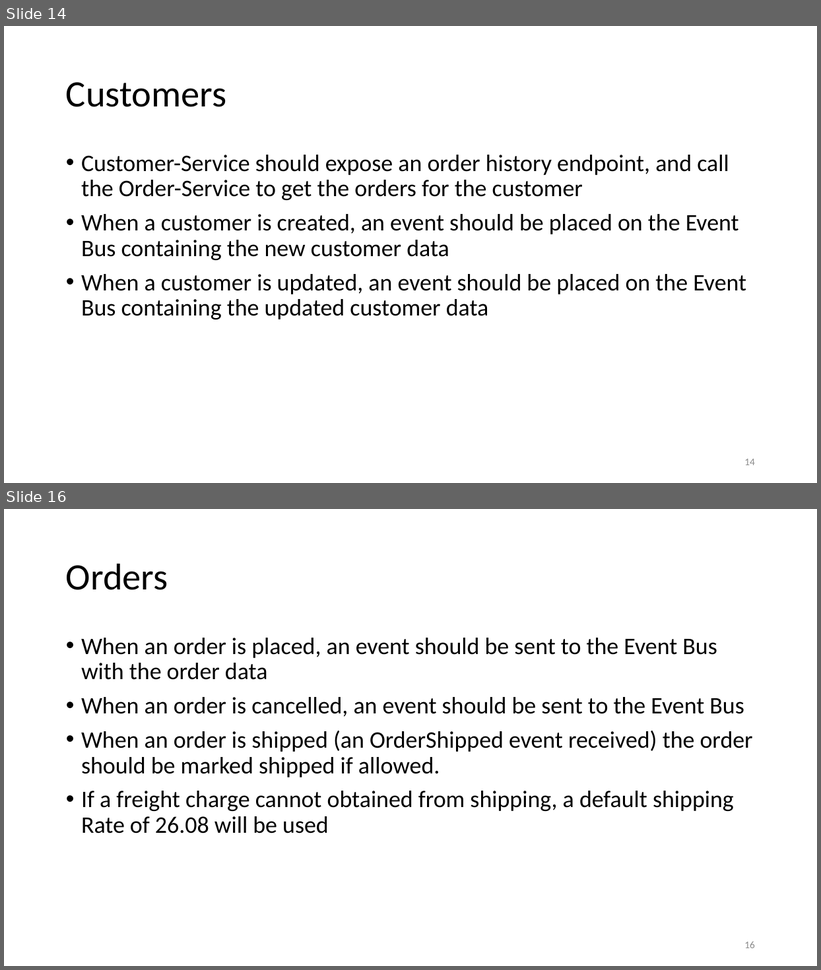
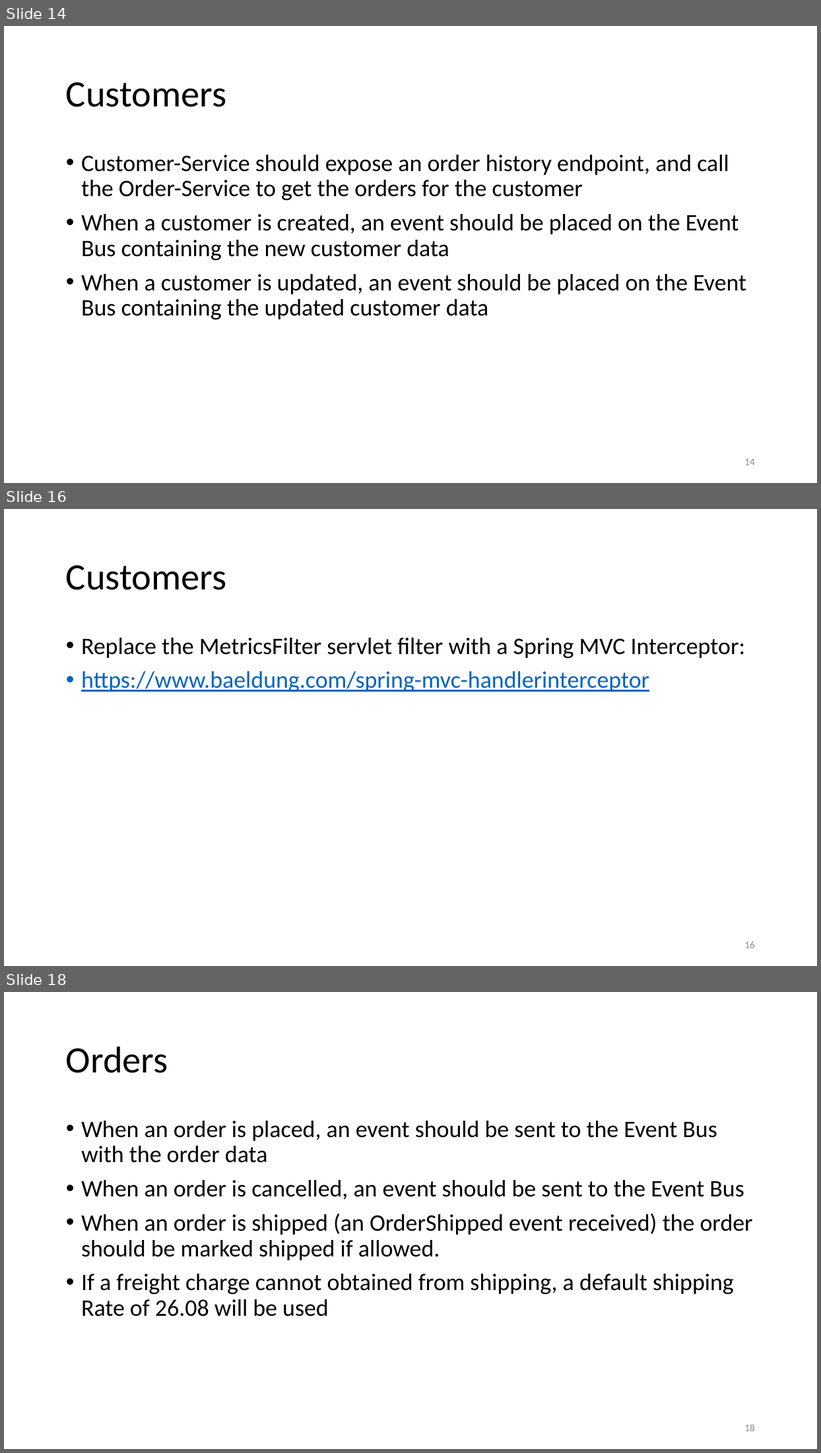
Before and after one commit to jpenniman/java-ms-training, a slide deck: slide-decks/microservices-RI.pptx. Shown one above the other, each under a label of ours: slides 14 and 16 before the commit, slides 14, 16 and 18 after it; the slides between them are not shown. The pictures are 821x970 and 821x1453 pixels, drawn with LibreOffice and Linux fonts; fonts in the diff are those of the drawing; background and template pictures are left out. Boxes give left, top, right and bottom in pixels: in the first picture for what was removed or moved away, otherwise in the second. Text is boxed around its words. In the diff, an @@ line names an element or a change of style, - is before the commit and + after.

```diff
--- a/slide-decks/microservices-RI.pptx
+++ b/slide-decks/microservices-RI.pptx
@@ slide 16 added at box(4, 509, 817, 966), background #FFFFFF @@
@@ title added at box(66, 565, 226, 590), 44 pt, text #000000 @@
+Customers
@@ text added at box(81, 638, 745, 692), 28 pt, text #000000 @@
+• Replace the MetricsFilter servlet filter with a Spring MVC Interceptor:
+• https://www.baeldung.com/spring-mvc-handlerinterceptor
@@ page number added at box(745, 941, 755, 949), 12 pt, text #8C8C8C @@
+16
@@ what was slide 16 is now slide 18 @@
@@ page number at box(745, 1424, 755, 1432): text changed @@
-16
+18
```
Also in this commit, not shown: 6 slides changed, 1 other slide added.
